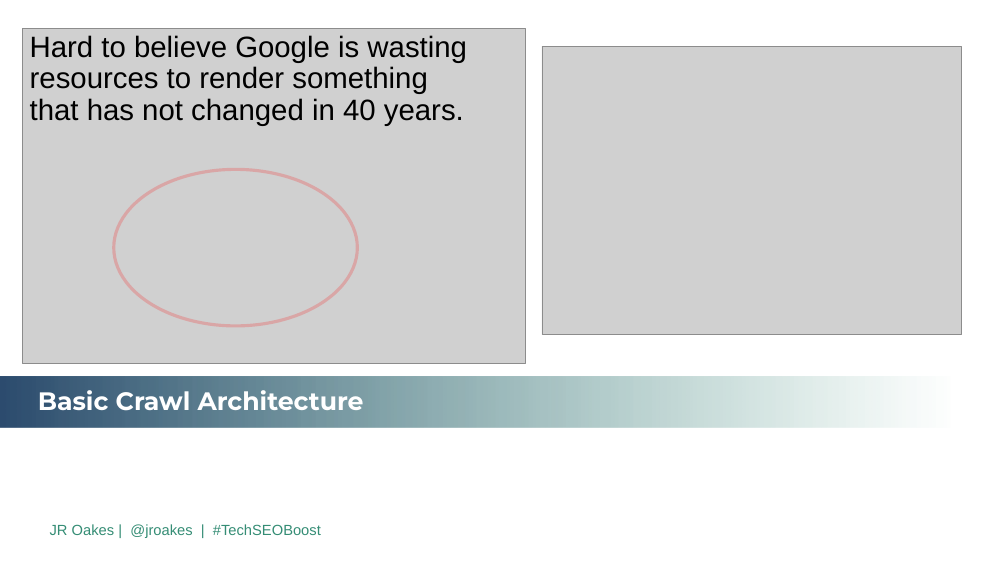
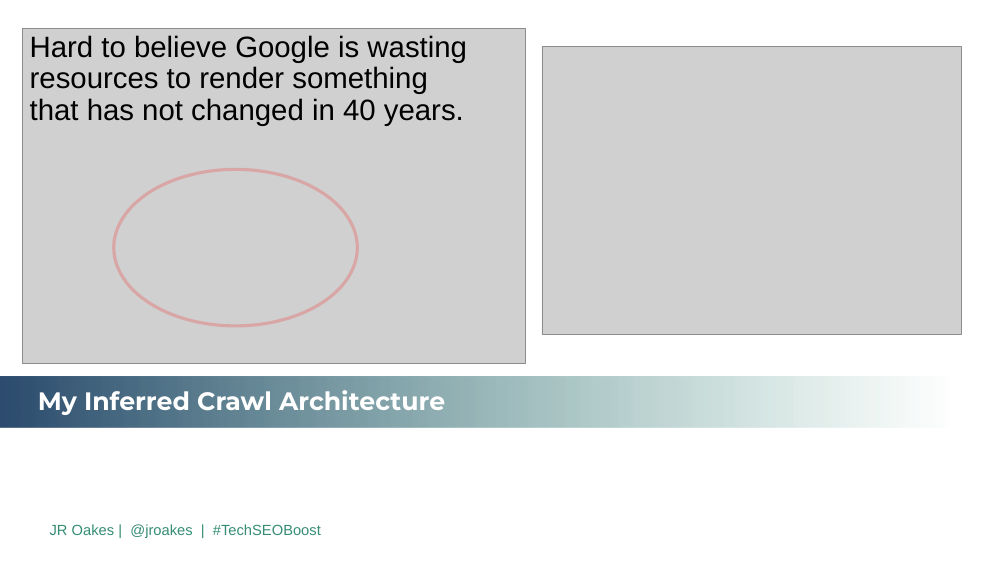
Before and after one commit to jroakes/tech-seo-crawler, a slide deck: slide 14 of etc/2019 TechSEO Boost PPT Template.revJR.pptx (slide 11 before the commit). Drawn at 1008x567 pixels with LibreOffice and Linux fonts; fonts in the diff are those of the drawing; grey boxes stand for pictures; background and template pictures are left out. Boxes give left, top, right and bottom in pixels: in the first picture for what was removed or moved away, otherwise in the second. Text is boxed around its words. In the diff, an @@ line names an element or a change of style, - is before the commit and + after.

```diff
--- a/etc/2019 TechSEO Boost PPT Template.revJR.pptx
+++ b/etc/2019 TechSEO Boost PPT Template.revJR.pptx
@@ title at [38,390,445,415]: text changed @@
-Basic Crawl Architecture
+My Inferred Crawl Architecture
```
Also in this commit, not shown: 5 other slides changed, 25 slides added, 5 slides removed, 7 other files.
